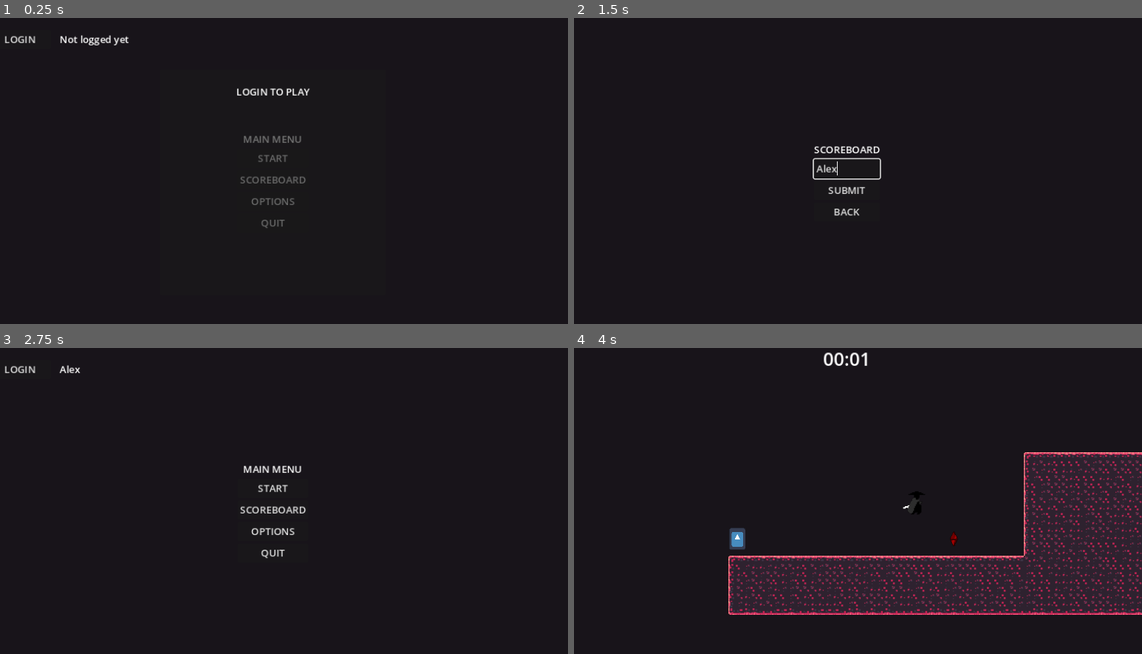
Above: before the commit, frames 1-4 (two rows, left to right).
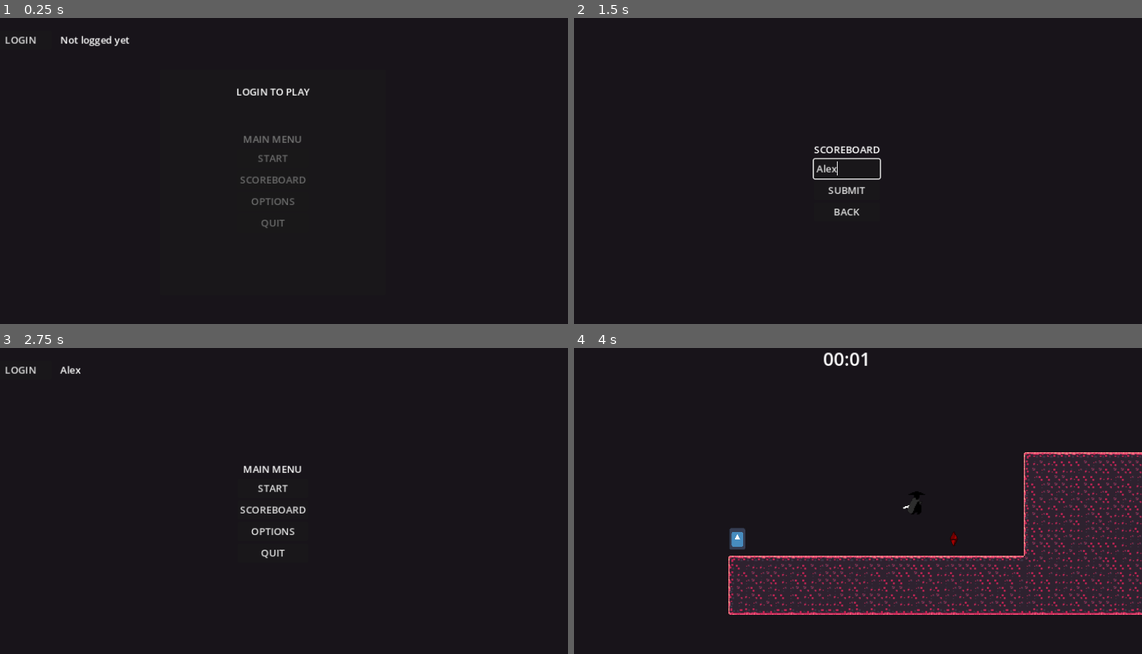
Above: after the commit, the same moments.

Repository: GabrielAlvarez-IESn1/TFG_Godot
Game: Godot game, scene res://Scenes/MainMenu.tscn
Same seed, same stepped clock (60 frames per second), same inputs: the game is played once before the commit and once after it. The engine's default icon, where the game draws it, is replaced by a stand-in: a white triangle on a blue panel in a dark square.
Inputs (mouse positions are in pixels of both pictures, inside the frame that each line leads up to):
- Up to frame 1 (0.25 s): no input
- Up to frame 2 (1.5 s): click "LOGIN" at 0.5 s; click (846, 167) at 1.27 s; type "Alex" at 1.35 s
- Up to frame 3 (2.75 s): click "SUBMIT" at 2 s
- Up to frame 4 (4 s): click "START" at 2.75 s; move the mouse to (977, 494) at 3.52 s; tap A (WASD_A) at 3.6 s; click (977, 494) at 3.67 s

The runs differ from the first frame. In frame 1, 0.3% of the frame differs, in the area x 0-23%, y 5-10%; in frame 2, nothing differs; in frame 3, 0.2%; in frame 4, nothing differs.

Commit message:
Some things to menus

Diff:
--- a/Menus/WinMenu.tscn
+++ b/Menus/WinMenu.tscn
@@ -11,6 +11,14 @@
 grow_horizontal = 2
 grow_vertical = 2
 script = ExtResource("1_eu13t")
+
+[node name="Panel" type="Panel" parent="."]
+layout_mode = 1
+anchors_preset = 15
+anchor_right = 1.0
+anchor_bottom = 1.0
+grow_horizontal = 2
+grow_vertical = 2
 
 [node name="VBoxContainer" type="VBoxContainer" parent="."]
 layout_mode = 2
@@ -27,6 +35,7 @@
 layout_mode = 2
 size_flags_horizontal = 4
 size_flags_vertical = 0
+theme_override_font_sizes/font_size = 50
 text = "WIN!"
 
 [node name="ScoreboardButton" type="Button" parent="VBoxContainer"]
--- a/Prefabs/GUI.tscn
+++ b/Prefabs/GUI.tscn
@@ -139,4 +139,40 @@
 [node name="Clock" type="Timer" parent="Timer"]
 autostart = true
 
+[node name="Score" type="Control" parent="."]
+visible = false
+layout_mode = 3
+anchors_preset = 0
+offset_right = 40.0
+offset_bottom = 40.0
+
+[node name="ScoreLabel" type="Label" parent="Score"]
+layout_mode = 1
+anchors_preset = 5
+anchor_left = 0.5
+anchor_right = 0.5
+offset_left = 403.0
+offset_top = 60.0
+offset_right = 518.0
+offset_bottom = 102.0
+grow_horizontal = 2
+theme_override_font_sizes/font_size = 30
+text = "SCORE"
+horizontal_alignment = 1
+
+[node name="ScoreNumber" type="Label" parent="Score"]
+layout_mode = 1
+anchors_preset = 5
+anchor_left = 0.5
+anchor_right = 0.5
+offset_left = 403.0
+offset_top = 102.0
+offset_right = 518.0
+offset_bottom = 144.0
+grow_horizontal = 2
+theme_override_colors/font_color = Color(0.879556, 0.501791, 0.886663, 1)
+theme_override_font_sizes/font_size = 30
+text = "000"
+horizontal_alignment = 1
+
 [connection signal="timeout" from="Timer/Clock" to="." method="_on_timer_timeout"]
--- a/Prefabs/Player.tscn
+++ b/Prefabs/Player.tscn
@@ -521,7 +521,7 @@
 sprite_frames = SubResource("SpriteFrames_0y456")
 animation = &"Spawn"
 autoplay = "Idle"
-frame = 4
+frame = 13
 
 [node name="CollisionShape2D" type="CollisionShape2D" parent="." groups=["Player"]]
 visible = false
--- a/Scenes/MainMenu.tscn
+++ b/Scenes/MainMenu.tscn
@@ -18,10 +18,10 @@
 anchor_top = 0.5
 anchor_right = 0.5
 anchor_bottom = 0.5
-offset_left = -39.5
-offset_top = -50.5
-offset_right = 39.5
-offset_bottom = 50.5
+offset_left = -57.5
+offset_top = -81.5
+offset_right = 57.5
+offset_bottom = 81.5
 grow_horizontal = 2
 grow_vertical = 2
 
@@ -47,20 +47,28 @@
 layout_mode = 2
 text = "QUIT"
 
-[node name="LoginButton" type="Button" parent="."]
+[node name="Login" type="Control" parent="."]
+layout_mode = 2
+anchors_preset = 0
+offset_left = 422.5
+offset_top = 353.5
+offset_right = 537.5
+offset_bottom = 353.5
+
+[node name="LoginButton" type="Button" parent="Login"]
 layout_mode = 1
-offset_left = 20.0
-offset_top = 23.0
-offset_right = 120.0
-offset_bottom = 54.0
+offset_left = -402.5
+offset_top = -330.5
+offset_right = -302.5
+offset_bottom = -299.5
 text = "LOGIN"
 
-[node name="LoggedAs" type="Label" parent="."]
+[node name="LoggedAs" type="Label" parent="Login"]
 layout_mode = 1
-offset_left = 134.0
-offset_top = 27.0
-offset_right = 796.0
-offset_bottom = 50.0
+offset_left = -288.5
+offset_top = -326.5
+offset_right = 373.5
+offset_bottom = -303.5
 
 [node name="LoginBlocker" type="PanelContainer" parent="."]
 layout_mode = 1
@@ -87,4 +95,4 @@
 [connection signal="pressed" from="VBoxContainer/ScoreboardButton" to="." method="_on_scoreboard_button_pressed"]
 [connection signal="pressed" from="VBoxContainer/OptionsButton" to="." method="_on_options_button_pressed"]
 [connection signal="pressed" from="VBoxContainer/QuitButton" to="." method="_on_quit_button_pressed"]
-[connection signal="pressed" from="LoginButton" to="." method="_on_login_button_pressed"]
+[connection signal="pressed" from="Login/LoginButton" to="." method="_on_login_button_pressed"]
--- a/Scripts/GUIController.gd
+++ b/Scripts/GUIController.gd
@@ -7,6 +7,7 @@
 	GlobalSignals.card_used.connect(self.on_card_used)
 	GlobalSignals.end_zone_reached.connect(self.on_end_zone_reached)
 	$Timer/Clock.wait_time = 1
+	$Score.visible = false
 
 # Handle the crystal taken signal
 func on_crystal_taken(crystal_type: GlobalTypes.Crystals):
@@ -51,10 +52,9 @@
 	$Timer/Label.text = str(minutes).pad_zeros(2) + ":" + str(seconds).pad_zeros(2)
 
 func on_end_zone_reached():
-	SilentWolf.Scores.save_score(GlobalData.player_data.name, 75)
+	$Score.visible = true
+	$Score/ScoreNumber.text = str(abs(1000 - timeElapsed))
 	GlobalData.player_data.score = abs(1000 - timeElapsed)
-	var top_score = await SilentWolf.Scores.get_top_score_by_player(GlobalData.player_data.name).sw_top_player_score_complete
-
-	print("########## Top score: ", top_score)
+	# var top_score = await SilentWolf.Scores.get_top_score_by_player(GlobalData.player_data.name).sw_top_player_score_complete
 
 	await SilentWolf.Scores.save_score(GlobalData.player_data.name, GlobalData.player_data.score).sw_save_score_complete
--- a/Scripts/MainMenu.gd
+++ b/Scripts/MainMenu.gd
@@ -5,10 +5,10 @@
 func _ready():
 	if GlobalData.player_logged_in:
 		$LoginBlocker.hide()
-		$LoggedAs.text = GlobalData.player_data.name
+		$Login/LoggedAs.text = GlobalData.player_data.name
 	else:
 		$LoginBlocker.show()
-		$LoggedAs.text = "Not logged yet"
+		$Login/LoggedAs.text = "Not logged yet"
 
 func _on_start_button_pressed():
 	SceneManager.change_game_state(SceneManager.GameState.PLAYING)
